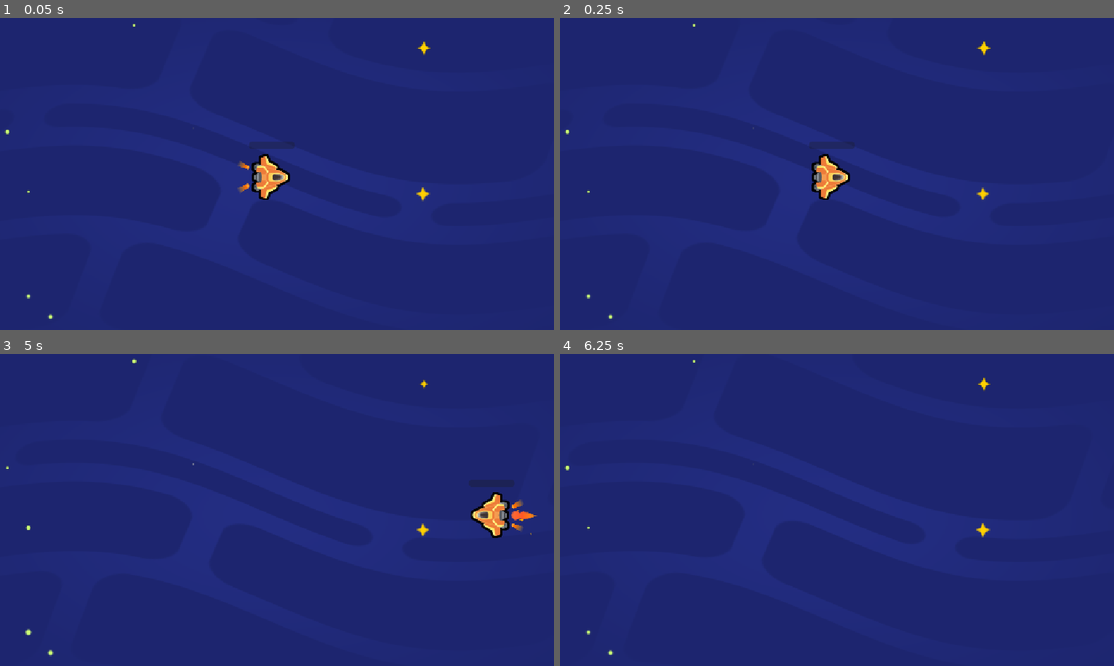
Above: before the commit, frames 1-4 (two rows, left to right).
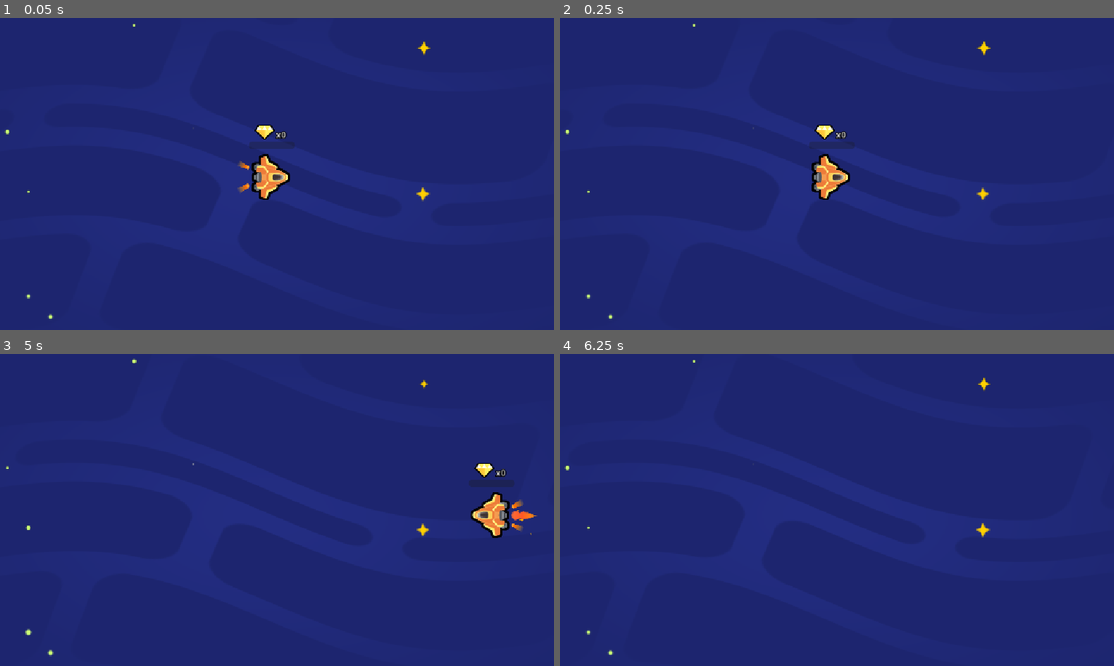
Above: after the commit, the same moments.

Repository: Strolz/godot-foundations
Game: Godot game, scene res://scenes/space_level.tscn
The game is run twice, just before and just after one commit, with the same random seed, the same clock (stepped at 60 frames per second) and the same inputs. The project has no main scene, so this scene is started directly.
Inputs:
- Up to frame 1 (0.05 s): no input
- Up to frame 2 (0.25 s): no input
- Up to frame 3 (5 s): tap Enter at 0.5, 2.75, 4.25 s; hold D (move_right) 0.53-1.28 s; hold S (move_down) 1.28-2.03 s; tap Space at 2, 3.5 s; hold D (move_right) 2.03-2.78 s; hold W (move_up) 2.78-3.53 s; hold A (move_left) from 3.53 s (still down)
- Up to frame 4 (6.25 s): release A (move_left) at 5.03 s; hold S (move_down) 5.03-5.78 s; hold D (move_right) from 5.78 s (still down)

The runs differ from the first frame. In frame 1, 0.2% of the frame differs, in the area x 45-52%, y 34-39%; in frame 2, 0.2%; in frame 3, 0.2%; in frame 4, nothing differs.

Commit message:
feat: implement collectible tracking system - declare gem_count variable and set to 0 - add sprite to UI node and set gem_icon.png as texture - add label to keep gem count - define on area entered function to handle count updating - define set gem count function to update UI - connect area entered on scene load

Diff:
--- a/space-beyond/scenes/ship.tscn
+++ b/space-beyond/scenes/ship.tscn
@@ -4,9 +4,14 @@
 [ext_resource type="Script" uid="uid://bv8oql4t7iwys" path="res://scripts/ship.gd" id="2_2gnfn"]
 [ext_resource type="PackedScene" uid="uid://dgf54k70yiiff" path="res://assets/ship/main_thruster/main_thruster.tscn" id="3_4tobq"]
 [ext_resource type="PackedScene" uid="uid://bklom8bhpxg4h" path="res://assets/ship/side_thrusters/side_thruster.tscn" id="4_tfsc7"]
+[ext_resource type="Texture2D" uid="uid://d0bh8am2qd005" path="res://assets/collectibles/gem_icon.png" id="5_gudjc"]
 
 [sub_resource type="CircleShape2D" id="CircleShape2D_i65u2"]
 radius = 50.0
+
+[sub_resource type="LabelSettings" id="LabelSettings_i65u2"]
+outline_size = 8
+outline_color = Color(0, 0, 0, 1)
 
 [node name="Ship" type="Area2D" unique_id=1229008470]
 position = Vector2(532, 293)
@@ -44,3 +49,17 @@
 offset_right = 48.0
 offset_bottom = -56.0
 show_percentage = false
+
+[node name="Sprite2D" type="Sprite2D" parent="UI" unique_id=1191542158]
+position = Vector2(-11.999992, -89)
+scale = Vector2(0.62903196, 0.71428573)
+texture = ExtResource("5_gudjc")
+
+[node name="GemCount" type="Label" parent="UI" unique_id=677582377]
+layout_mode = 0
+offset_left = 11.0
+offset_top = -96.0
+offset_right = 32.0
+offset_bottom = -69.0
+text = "x0"
+label_settings = SubResource("LabelSettings_i65u2")
--- a/space-beyond/scripts/ship.gd
+++ b/space-beyond/scripts/ship.gd
@@ -6,10 +6,11 @@
 var steering_factor := 3.0
 
 var health := 0
+var gem_count := 0
 
 func _ready() -> void:
 	get_node("UI/HealthBar").value = health
-
+	area_entered.connect(_on_area_entered)
 
 func _process(delta: float) -> void:
 	var direction := Vector2(0, 0)
@@ -26,6 +27,16 @@
 	velocity += steering_vector * steering_factor * delta
 	position += velocity * delta
 
+func _on_area_entered(area_that_entered: Area2D) -> void:
+	if area_that_entered.is_in_group("gem"):
+		set_gem_count(gem_count + 1)
+	elif area_that_entered.is_in_group("healing_item"):
+		set_health(health + 10)
+
+func set_gem_count(new_gem_count: int) -> void:
+	gem_count = new_gem_count
+	get_node("UI/GemCount").text = "x" + str(gem_count)
+
 func set_health(new_health: int) -> void:
 	health = new_health
 	get_node("UI/HealthBar").value = health
